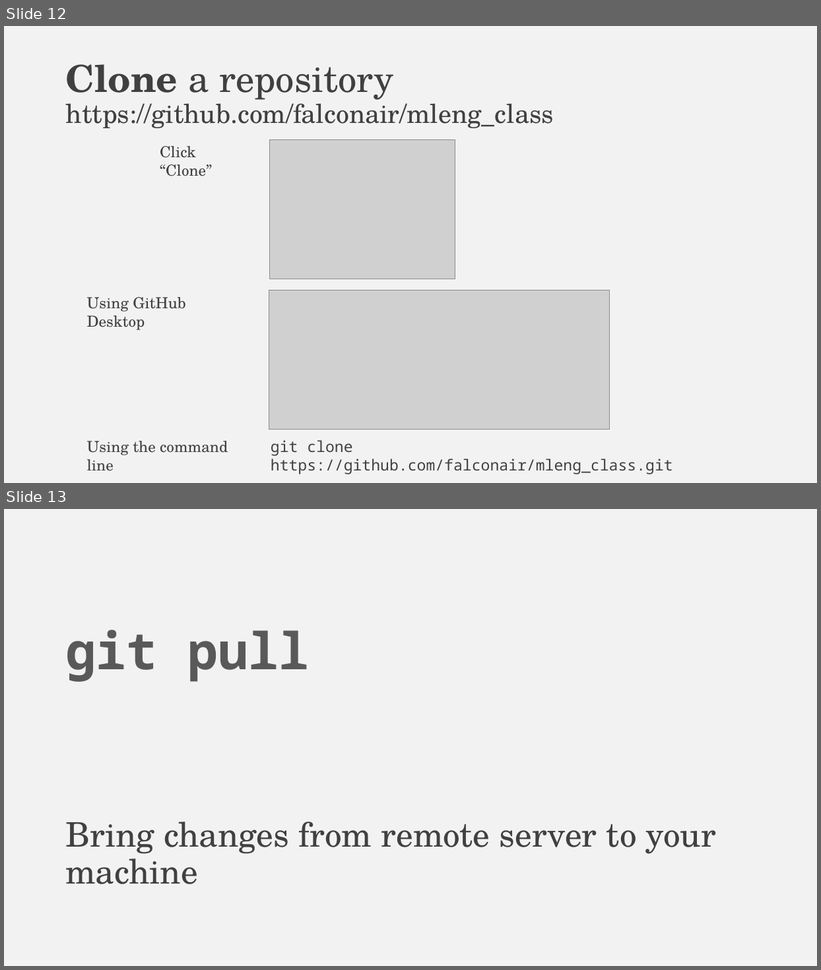
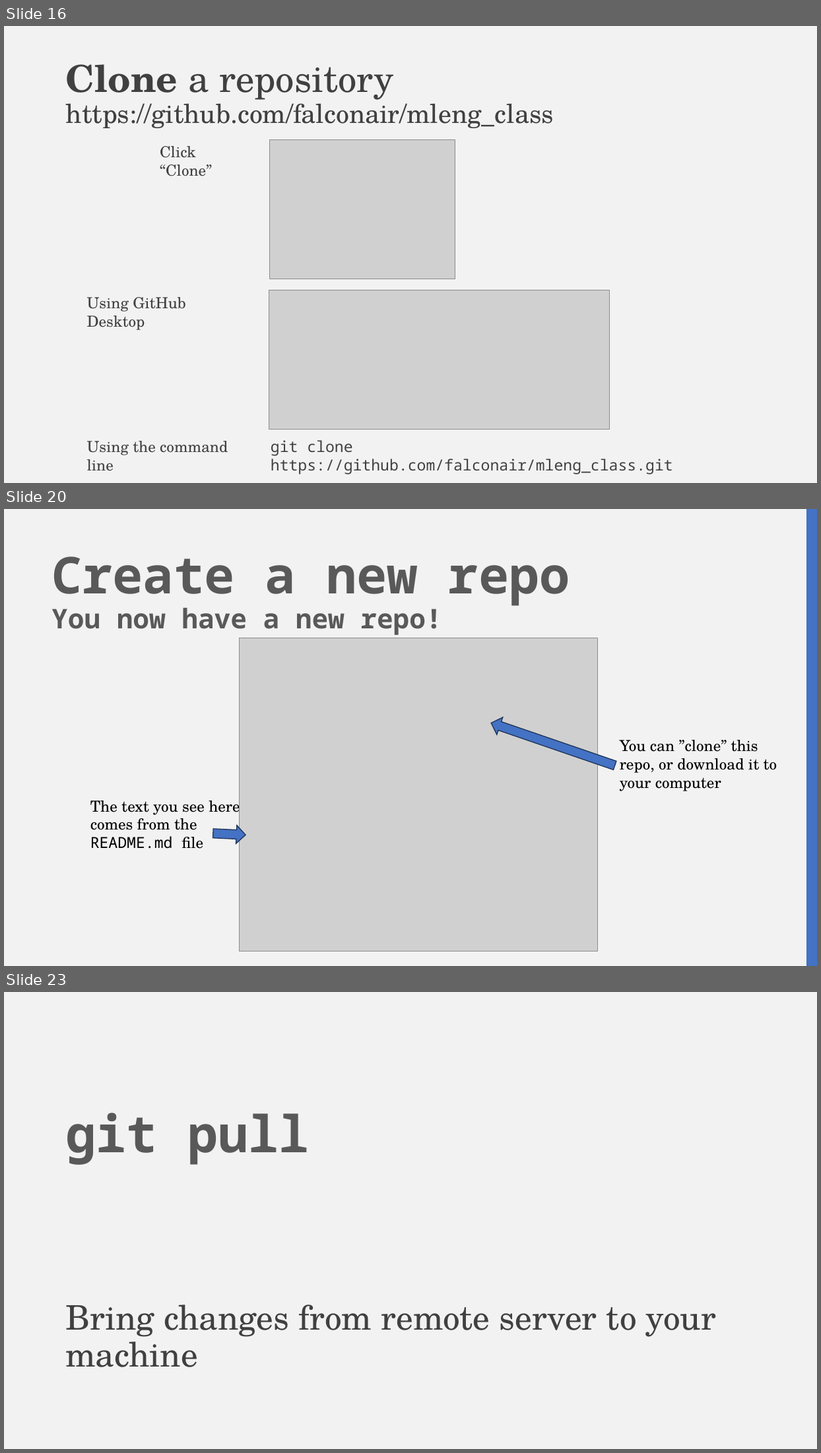
Before and after one commit to falconair/ProgrammingForAnalytics, a slide deck: lectures/050_git_version_control/Why do you need version control.pptx. Shown one above the other, each under a label of ours: slides 12 and 13 before the commit, slides 16, 20 and 23 after it; the slides between them are not shown. The pictures are 821x970 and 821x1453 pixels, drawn with LibreOffice and Linux fonts; fonts in the diff are those of the drawing; grey boxes stand for pictures. Boxes give left, top, right and bottom in pixels: in the first picture for what was removed or moved away, otherwise in the second. Text is boxed around its words. In the diff, an @@ line names an element or a change of style, - is before the commit and + after.

```diff
--- a/lectures/050_git_version_control/Why do you need version control.pptx
+++ b/lectures/050_git_version_control/Why do you need version control.pptx
@@ slide 20 added at (4,509,817,966), background #F2F2F2 @@
@@ rectangle added at (807,509,817,966), fill #4472C4 @@
@@ title added at (52,557,570,635), 32 pt, text #595959, bold @@
+Create a new repo
+You now have a new repo!
@@ picture added at (240,638,598,951) @@
@@ right arrow added at (488,714,618,774), fill #4472C4, outline #1E3256 1 pt @@
@@ text added at (620,740,778,791), 18 pt, text #000000 @@
+You can ”clone” this repo, or download it to your computer
@@ text added at (90,797,240,849), 18 pt, text #000000 @@
+The text you see here comes from the README.md file
@@ right arrow added at (213,824,246,845), fill #4472C4, outline #1E3256 1 pt @@
@@ what was slide 12 is now slide 16 @@
@@ what was slide 13 is now slide 23 @@
```
Also in this commit, not shown: 1 slide changed, 10 other slides added, 3 other files.
